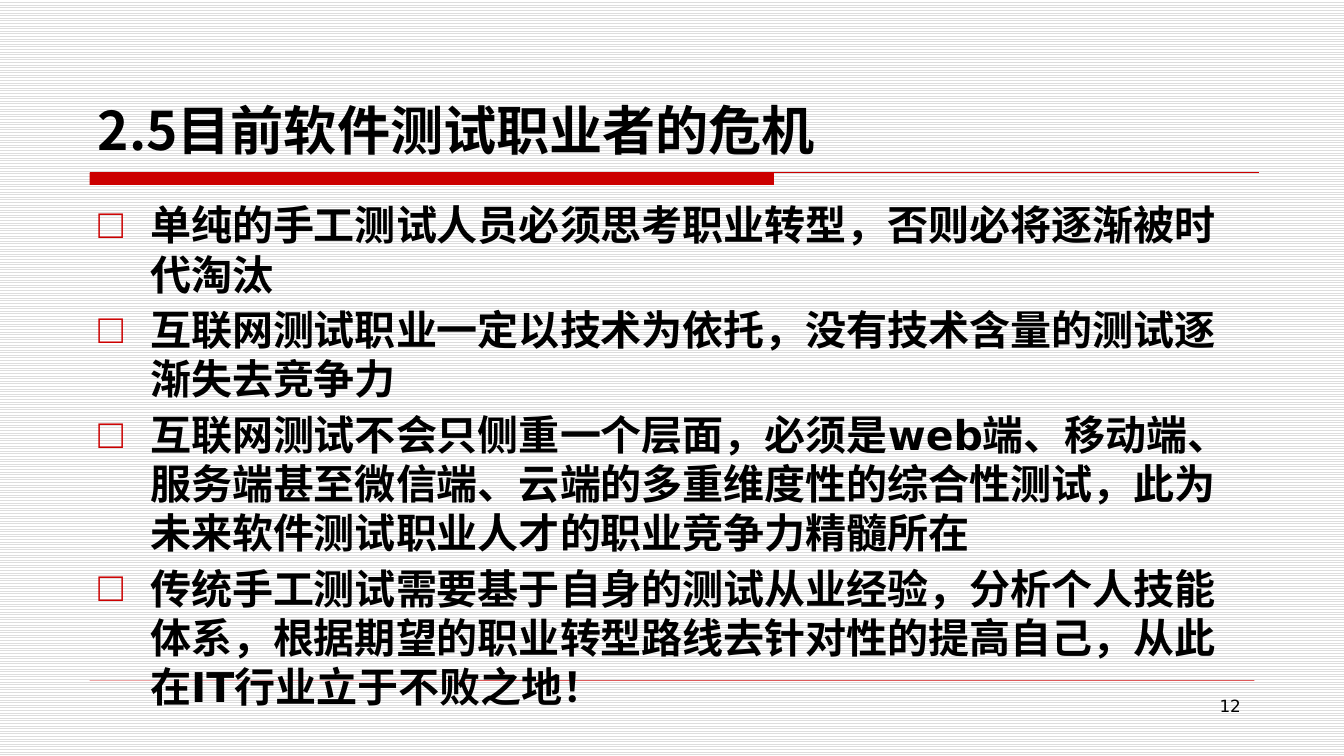
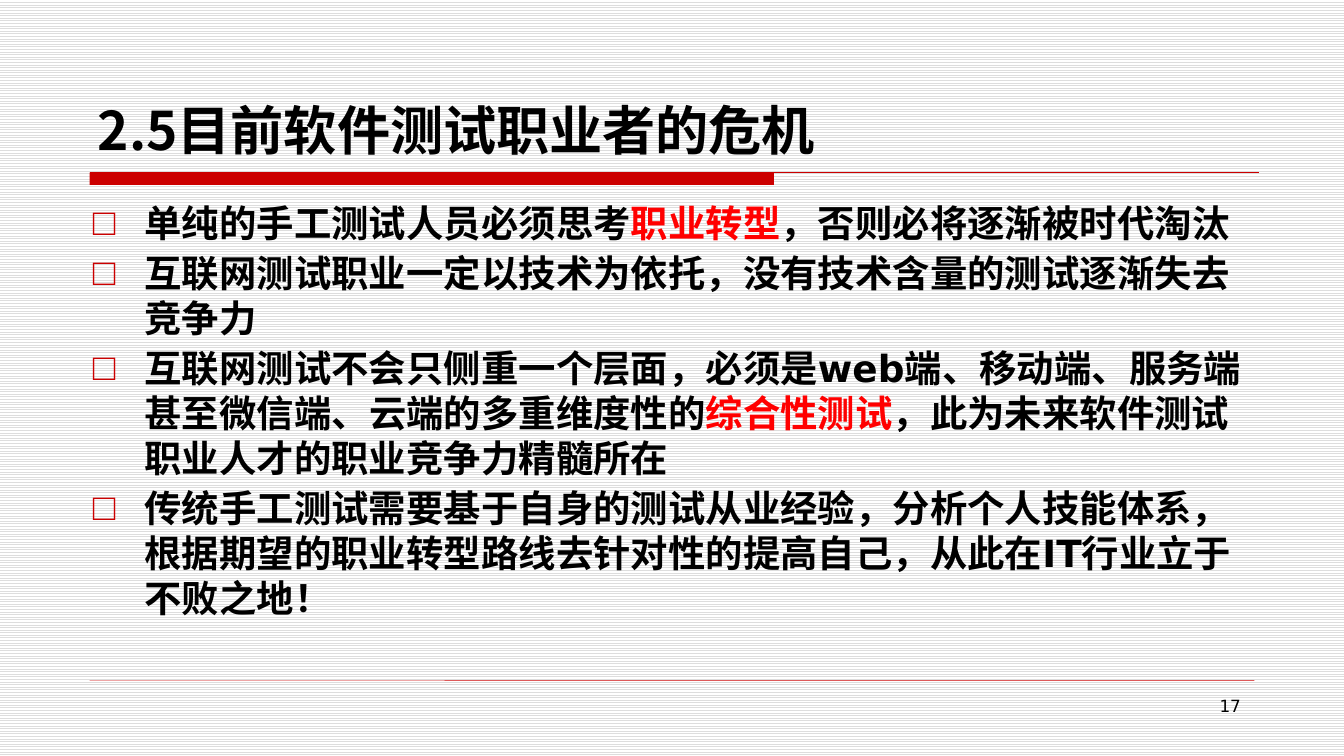
Before and after one commit to edu2act/course-foundation-software-tesing, a slide deck: slide 17 of PPT/第一部分 软件测试概述/2 软件测试背景.pptx (slide 12 before the commit). Drawn at 1344x756 pixels with LibreOffice and Linux fonts; fonts in the diff are those of the drawing. Boxes give left, top, right and bottom in pixels: in the first picture for what was removed or moved away, otherwise in the second. Text is boxed around its words. In the diff, an @@ line names an element or a change of style, - is before the commit and + after.

Commit message:
黑盒测试总结

```diff
--- a/PPT/第一部分 软件测试概述/2 软件测试背景.pptx
+++ b/PPT/第一部分 软件测试概述/2 软件测试背景.pptx
@@ text "单纯的手工测试人员必须思考职业转型，否则必将逐渐被时代淘汰" at bbox=[145, 205, 1242, 572]: size 22 to 20 pt; text colour #000000 to #FF0000 in "单纯的手工测试人员必须思考职业转型，否则必将逐渐被时代淘汰", "互联网测试不会只侧重一个层面，必须是web端、移动端、服务端甚至微信端、云端的多重维度性的综合性测试，此为未来软件测试职 ..." @@
@@ page number at bbox=[1220, 700, 1241, 712]: text changed @@
-12
+17
```
Also in this commit, not shown: 2 other slides changed, 5 slides added, 7 other files.
